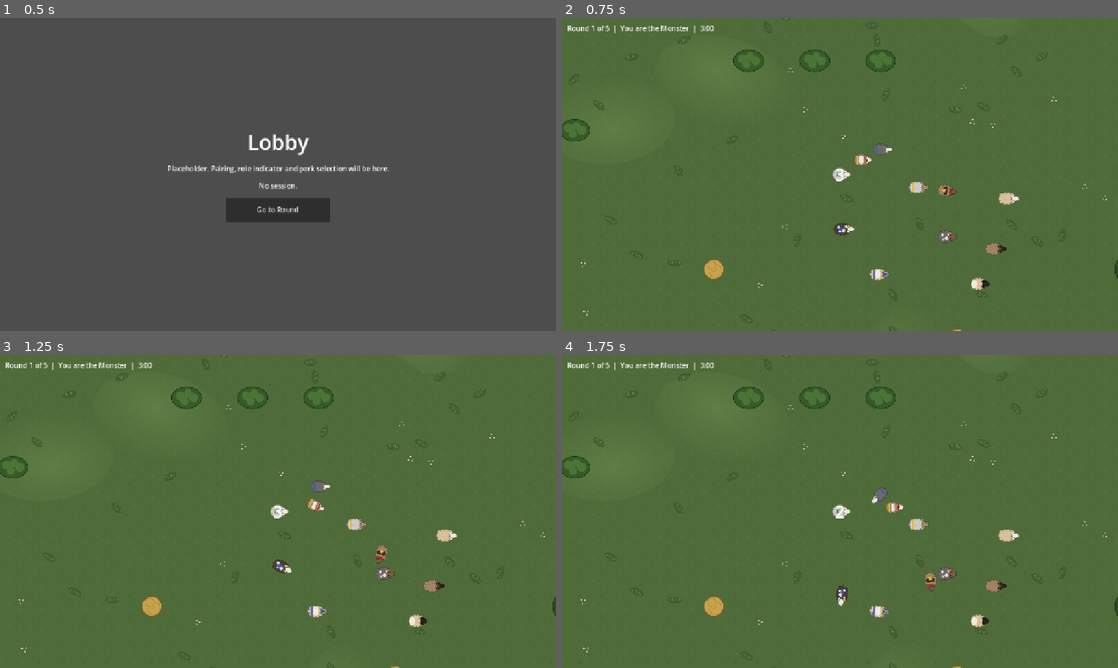
Above: before the commit, frames 1-4 (two rows, left to right).
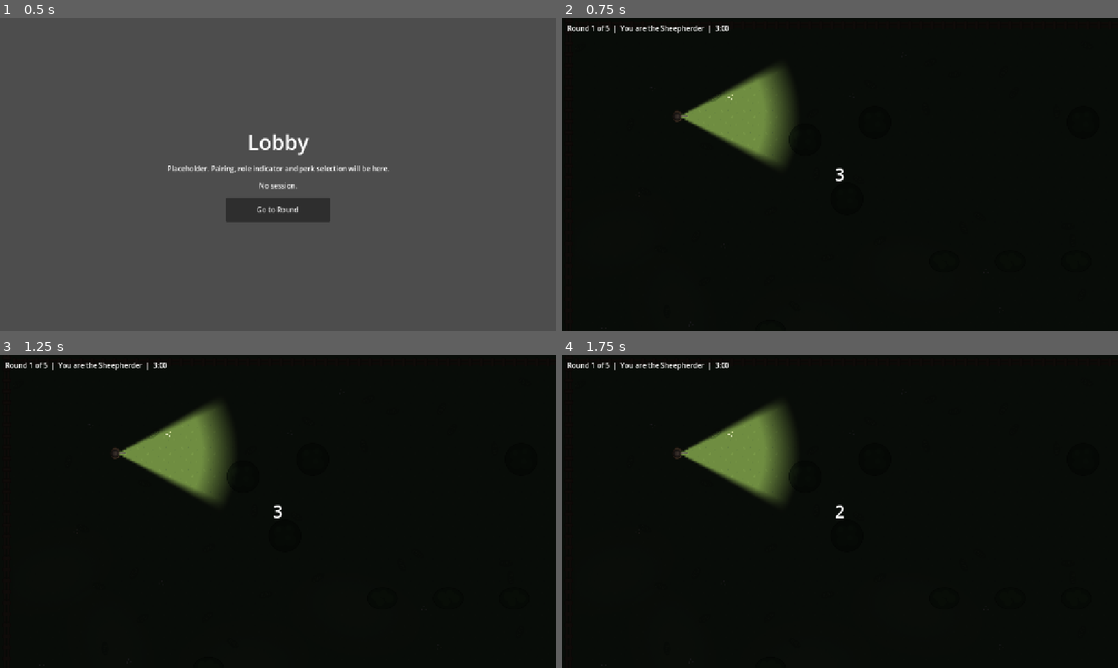
Above: after the commit, the same moments.

Repository: SchmidtsKeller/SheetIntelligence2d
Game: Godot game, scene res://ui/screens/boot_screen.tscn
The game is run twice, just before and just after one commit, with the same random seed, the same clock (stepped at 60 frames per second) and the same inputs.
Inputs (mouse positions are in pixels of both pictures, inside the frame that each line leads up to):
- Up to frame 1 (0.5 s): no input
- Up to frame 2 (0.75 s): click "Go to Round" at 0.5 s
- Up to frame 3 (1.25 s): no input
- Up to frame 4 (1.75 s): tap Enter at 1.25 s; move the mouse to (962, 495) at 1.27 s; hold D (move_right) from 1.28 s (still down); tap E (eat) at 1.35 s; click (962, 495) at 1.42 s; tap Q (perk) at 1.55 s

Frame 1 is identical in both runs. In frame 2, 99% of the frame differs, in the area x 0-100%, y 0-100%; in frame 3, 99%; in frame 4, 99%.

Commit message:
feat(#17): give the players their next roles on the results screen
With the perk system of #18 a perk is chosen for a role. The flow now
clears the round's perks and swaps the roles once the results screen is
up, so each player can choose for the role they are about to play before
the next round locks the selection. Round 1 keeps the roles the session
drew, which are the ones the lobby showed.

Co-Authored-By: Claude Fable 5.2 <noreply@anthropic.com>

Diff:
--- a/systems/match/match_flow.gd
+++ b/systems/match/match_flow.gd
@@ -14,7 +14,10 @@
 ##
 ## The flow starts a round when both devices have entered the round screen,
 ## shows the results screen when it is over, and ends the match when the
-## session ends or the players return to the lobby.
+## session ends or the players return to the lobby. On the results screen it
+## clears the perks of the round and gives the players the roles of the next
+## one, so the perks for it can be chosen before its [constant Phase.SETUP]
+## ends, where the flow locks them.
 
 ## The match moved on. Emitted on both devices.
 signal phase_changed(phase: Phase)
@@ -142,23 +145,29 @@
 
 
 ## Starts a match with its first round. The host plays [param host_role] in
-## it, or [member first_host_role]; without either the roles are drawn. Host
-## only, and not while a round is running.
+## it, or [member first_host_role]. Without either, the players keep the roles
+## the session drew when it started (GDD §2.3: random in round 1), which are
+## the ones the lobby showed them and they chose their perks for; a rematch
+## draws them anew. Host only, and not while a round is running.
 func start_match(host_role: GameEnums.Role = GameEnums.Role.NONE) -> bool:
 	if not _may_start_round():
 		return false
+	var is_rematch: bool = _score.get_rounds_played() > 0
 	_publish_score(MatchScore.new(perks.get_stat_int(StatIds.MATCH_ROUNDS)))
-	var role: GameEnums.Role = host_role if host_role != GameEnums.Role.NONE else first_host_role
+	var role: GameEnums.Role = host_role
 	if role == GameEnums.Role.NONE:
+		role = first_host_role
+	if role != GameEnums.Role.NONE:
+		_session.assign_roles(role)
+	elif is_rematch or _session.get_local_role() == GameEnums.Role.NONE:
 		_session.assign_random_roles()
-	else:
-		_session.assign_roles(role)
 	_begin_round()
 	return true
 
 
-## Starts the next round of the match with the roles swapped, or a new match
-## if none is running or the last one is over. Host only, and not while a
+## Starts the next round of the match, in the roles the players got when the
+## last one was over, or a new match if none is running or the last one is
+## over. Host only, and not while a
 ## round is running. The flow calls this itself when both devices have
 ## entered the round screen.
 func start_round() -> bool:
@@ -354,8 +363,19 @@
 
 func _show_results() -> void:
 	_enter(Phase.RESULTS, OPEN_END)
+	if not _session.request_screen(SceneFlowController.Screen.RESULTS):
+		_prepare_next_round()
+
+
+## The round's world is gone. Its perks end, and the players get the roles of
+## the next round (GDD §2.3: they swap after every round), so that each can
+## choose a perk for the role they are about to play.
+func _prepare_next_round() -> void:
+	if _phase != Phase.RESULTS:
+		return
+	if not _score.is_over():
+		_session.assign_roles(_score.get_next_host_role())
 	perks.clear_selection()
-	_session.request_screen(SceneFlowController.Screen.RESULTS)
 
 
 ## The host ends the match for both devices.
@@ -532,6 +552,8 @@
 	match screen:
 		SceneFlowController.Screen.ROUND:
 			start_round()
+		SceneFlowController.Screen.RESULTS:
+			_prepare_next_round()
 		SceneFlowController.Screen.LOBBY:
 			# However the players got here, the match is over.
 			_end_match()
--- a/tests/unit/test_match_flow.gd
+++ b/tests/unit/test_match_flow.gd
@@ -71,6 +71,9 @@
 
 
 func test_entering_the_round_screen_starts_the_match_on_both_devices() -> void:
+	var drawn_role: GameEnums.Role = _pair.host.get_local_role()
+	assert_ne(drawn_role, Role.NONE, "the session drew the roles when it started")
+
 	_pair.host.request_screen(Screen.ROUND)
 	await wait_frames(4)
 
@@ -79,8 +82,8 @@
 	assert_eq(_host.get_round_number(), 1)
 	assert_eq(_guest.get_round_number(), 1)
 	assert_eq(_guest.get_rounds_total(), 5)
-	assert_ne(_pair.host.get_local_role(), Role.NONE, "the roles are drawn")
-	assert_eq(_pair.guest.get_local_role(), GameEnums.opposite_role(_pair.host.get_local_role()))
+	assert_eq(_pair.host.get_local_role(), drawn_role, "round 1 is played as the lobby showed")
+	assert_eq(_pair.guest.get_local_role(), GameEnums.opposite_role(drawn_role))
 
 
 func test_a_round_goes_through_setup_spawn_and_countdown() -> void:
@@ -404,6 +407,10 @@
 	assert_eq(_host.get_phase(), Phase.RESOLVED)
 
 	_pass(0.2)
+	assert_eq(_host.get_phase(), Phase.RESULTS)
+	assert_true(_host_perks.is_selection_locked(), "the round's world is still on screen")
+	assert_eq(_pair.host.get_local_role(), Role.SHEEPHERDER)
+
 	await wait_frames(4)
 
 	assert_eq(_host.get_phase(), Phase.RESULTS)
@@ -412,6 +419,68 @@
 	assert_eq(_pair.guest_flow.current_screen, Screen.RESULTS)
 	assert_false(_host_perks.is_selection_locked(), "the perks of the round are gone")
 	assert_false(_host.is_match_over())
+
+
+func test_on_the_results_screen_the_players_have_the_roles_of_the_next_round() -> void:
+	await _play_round(Role.SHEEPHERDER, Role.SHEEPHERDER)
+
+	# So each of them can choose a perk for the role they are about to play.
+	assert_eq(_pair.host.get_local_role(), Role.MONSTER)
+	assert_eq(_pair.guest.get_local_role(), Role.SHEEPHERDER)
+	assert_eq(_host.get_score().get_role_in_round(0, MatchScore.Player.HOST), Role.SHEEPHERDER)
+	assert_eq(_guest.get_score().get_role_in_round(0, MatchScore.Player.GUEST), Role.MONSTER)
+
+
+func test_after_the_last_round_the_roles_stay() -> void:
+	_config.match_rounds = 1
+	await _play_round(Role.SHEEPHERDER, Role.SHEEPHERDER)
+
+	assert_true(_host.is_match_over())
+	assert_eq(_pair.host.get_local_role(), Role.SHEEPHERDER)
+	assert_false(_host_perks.is_selection_locked())
+
+
+func test_a_players_own_perks_follow_them_through_the_swap() -> void:
+	# A choice is asked of the host and answered, as over a real connection.
+	_delay_link()
+	var host_perks: SessionPerkService = _create_perks(
+		_pair.host, [PerkIds.WIDE_FLASHLIGHT, PerkIds.INVISIBILITY]
+	)
+	var guest_perks: SessionPerkService = _create_perks(
+		_pair.guest, [PerkIds.LONG_FLASHLIGHT, PerkIds.FASTER_CONSUMPTION]
+	)
+	_host.perks = host_perks
+	_guest.perks = guest_perks
+	_pair.host.assign_roles(Role.SHEEPHERDER)
+	# In the lobby both pick a perk for the role they were given.
+	host_perks.clear_selection()
+	await _settle()
+
+	_pair.host.request_screen(Screen.ROUND)
+	await _settle()
+
+	for perks: SessionPerkService in [host_perks, guest_perks]:
+		assert_true(perks.is_selection_locked())
+		assert_eq(perks.get_selected_perk(Role.SHEEPHERDER), PerkIds.WIDE_FLASHLIGHT)
+		assert_eq(perks.get_selected_perk(Role.MONSTER), PerkIds.FASTER_CONSUMPTION)
+
+	await _play_round(Role.NONE, Role.SHEEPHERDER)
+	await _settle()
+
+	# On the results screen the roles are swapped, and each picks again.
+	assert_eq(_pair.guest.get_local_role(), Role.SHEEPHERDER)
+	for perks: SessionPerkService in [host_perks, guest_perks]:
+		assert_false(perks.is_selection_locked())
+		assert_eq(perks.get_selected_perk(Role.MONSTER), PerkIds.INVISIBILITY, "the host's")
+		assert_eq(perks.get_selected_perk(Role.SHEEPHERDER), PerkIds.LONG_FLASHLIGHT, "the guest's")
+
+	_host.request_next_round()
+	await _settle()
+
+	for perks: SessionPerkService in [host_perks, guest_perks]:
+		assert_true(perks.is_selection_locked(), "locked for round 2")
+		assert_eq(perks.get_selected_perk(Role.MONSTER), PerkIds.INVISIBILITY)
+		assert_eq(perks.get_selected_perk(Role.SHEEPHERDER), PerkIds.LONG_FLASHLIGHT)
 
 
 func test_the_next_round_swaps_the_roles() -> void:
@@ -597,6 +666,17 @@
 	return add_child_autofree(flow)
 
 
+## A real perk service for [param session], whose player wants
+## [param launch_perks].
+func _create_perks(session: GameSession, launch_perks: Array[StringName]) -> SessionPerkService:
+	var perks: SessionPerkService = SessionPerkService.new(_config, PerkCatalog.load_default())
+	perks.launch_perks = launch_perks
+	add_child_autofree(perks)
+	perks.setup(session)
+	perks.set_process(false)
+	return perks
+
+
 ## Lets [param seconds] pass on both clocks and both flows look at them.
 func _pass(seconds: float) -> void:
 	_time += seconds
@@ -659,3 +739,12 @@
 			_pair.host.messenger.receive(entry[1], entry[2], SessionPair.GUEST_ID)
 		else:
 			_pair.guest.messenger.receive(entry[1], entry[2], SessionPair.HOST_ID)
+
+
+## With a delayed link: delivers what is on its way, and what that causes,
+## until both devices have settled.
+func _settle() -> void:
+	for _turn: int in 3:
+		while not _in_transit.is_empty():
+			_travel(0.0)
+		await wait_frames(3)
Not shown, changed: docs/networking.md
